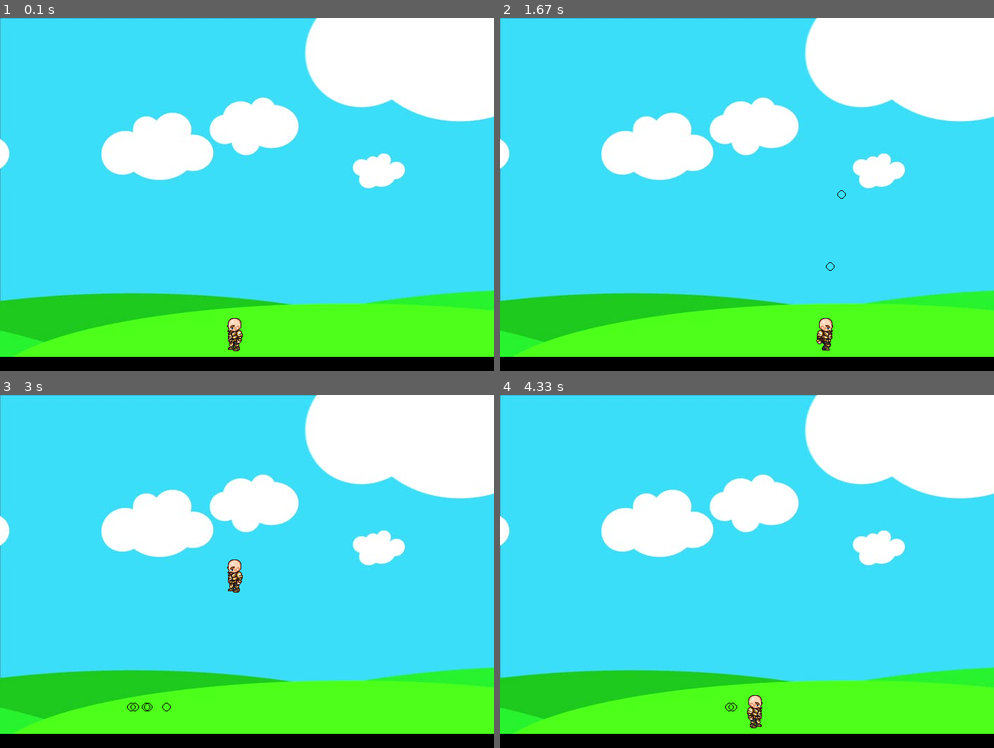
Above: before the commit, frames 1-4 (two rows, left to right).
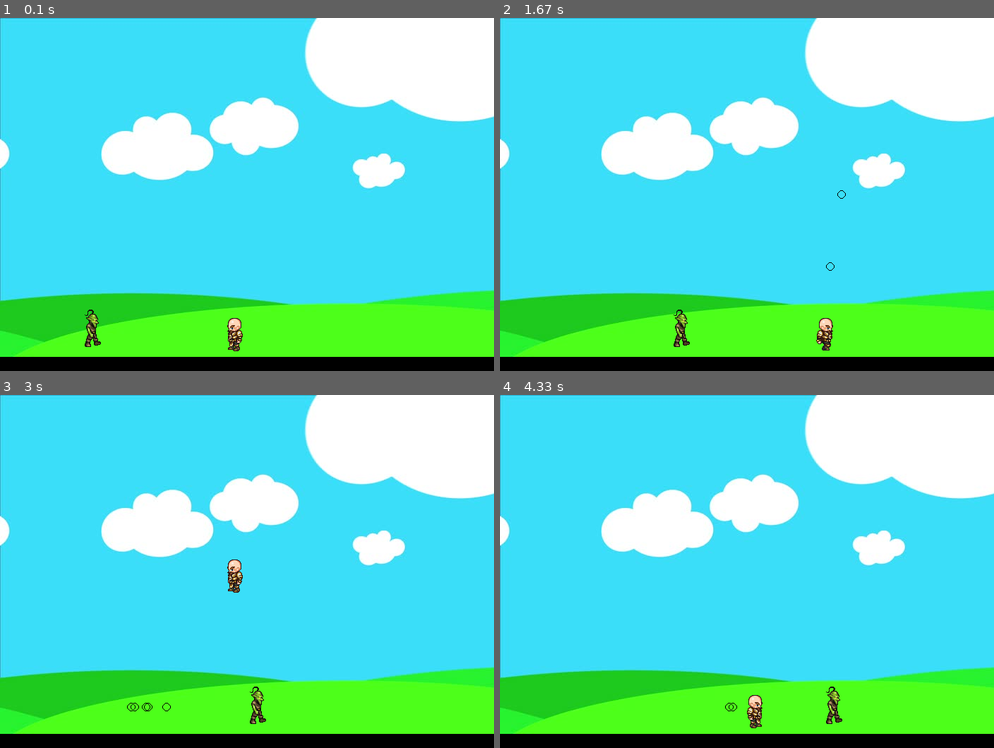
Above: after the commit, the same moments.

Repository: Fadilix/intro-pygame
Game: pygame game, started from app/main.py
The game is run twice, just before and just after one commit, with the same random seed, the same clock (stepped at 60 frames per second) and the same inputs.
Inputs:
- Up to frame 1 (0.1 s): no input
- Up to frame 2 (1.67 s): hold Right 0.33-0.8 s; hold Up 0.83-1.13 s; tap Space at 0.9, 1.23, 1.53 s; hold Right 1.17-1.63 s
- Up to frame 3 (3 s): hold Left 1.67-2.2 s; tap Space at 1.73, 2.03, 2.3, 2.6, 2.73 s; hold Left 2.23-2.63 s; hold Up from 2.67 s (still down)
- Up to frame 4 (4.33 s): release Up at 3.03 s; hold Right 3.07-3.7 s; tap Space at 3.13, 3.43, 3.8, 4.1, 4.3 s; hold Left 3.73-4.2 s; hold Right from 4.23 s (still down)

The runs differ from the first frame. In frame 1, 0.2% of the frame differs, in the area x 17-21%, y 82-94%; in frame 2, 0.2%; in frame 3, 0.2%; in frame 4, 0.2%.

Commit message:
formatted code

Diff:
--- a/app/main.py
+++ b/app/main.py
@@ -1,6 +1,7 @@
 import pygame
 from models.Player import Player
 from models.Projectile import Projectile
+from models.Enemy import Enemy
 
 pygame.init()
 
@@ -12,31 +13,6 @@
 clock = pygame.time.Clock()
 
 
-walkLeft = [
-    pygame.image.load("./Game/L1.png"),
-    pygame.image.load("./Game/L2.png"),
-    pygame.image.load("./Game/L2.png"),
-    pygame.image.load("./Game/L3.png"),
-    pygame.image.load("./Game/L4.png"),
-    pygame.image.load("./Game/L5.png"),
-    pygame.image.load("./Game/L6.png"),
-    pygame.image.load("./Game/L7.png"),
-    pygame.image.load("./Game/L8.png"),
-    pygame.image.load("./Game/L9.png"),
-]
-
-walkRight = [
-    pygame.image.load("./Game/R1.png"),
-    pygame.image.load("./Game/R2.png"),
-    pygame.image.load("./Game/R2.png"),
-    pygame.image.load("./Game/R3.png"),
-    pygame.image.load("./Game/R4.png"),
-    pygame.image.load("./Game/R5.png"),
-    pygame.image.load("./Game/R6.png"),
-    pygame.image.load("./Game/R7.png"),
-    pygame.image.load("./Game/R8.png"),
-    pygame.image.load("./Game/R9.png"),
-]
 
 
 bg = pygame.image.load("./Game/bg.jpg")
@@ -44,10 +20,11 @@
 walkCount = 0
 
 
-def redrawGameWindow(player):
+def redrawGameWindow():
     global walkCount
     win.blit(bg, (0, 0))
-    player.draw(win, walkLeft, walkRight, char)
+    man.draw(win)
+    goblin.draw(win)
 
     for bullet in bullets:
         bullet.draw(win)
@@ -59,7 +36,9 @@
 fps = 27
 
 man = Player(300, 410, 64, 64)
+goblin = Enemy(100, 410, 64, 64, 450)
 bullets = []
+
 while run:
     clock.tick(fps)
     for event in pygame.event.get():
@@ -116,6 +95,6 @@
             man.isJump = False
             man.jumpCount = 10
 
-    redrawGameWindow(man)
+    redrawGameWindow()
 
 pygame.quit()
--- a/app/models/Enemy.py
+++ b/app/models/Enemy.py
@@ -1,33 +1,7 @@
-import pygame
+from settings import EwalkLeft as walkLeft, EwalkRight as walkRight
 
 
 class Enemy:
-    walkRight = [
-        pygame.image.load("R1E.png"),
-        pygame.image.load("R2E.png"),
-        pygame.image.load("R3E.png"),
-        pygame.image.load("R4E.png"),
-        pygame.image.load("R5E.png"),
-        pygame.image.load("R6E.png"),
-        pygame.image.load("R7E.png"),
-        pygame.image.load("R8E.png"),
-        pygame.image.load("R9E.png"),
-        pygame.image.load("R10E.png"),
-        pygame.image.load("R11E.png"),
-    ]
-    walkLeft = [
-        pygame.image.load("L1E.png"),
-        pygame.image.load("L2E.png"),
-        pygame.image.load("L3E.png"),
-        pygame.image.load("L4E.png"),
-        pygame.image.load("L5E.png"),
-        pygame.image.load("L6E.png"),
-        pygame.image.load("L7E.png"),
-        pygame.image.load("L8E.png"),
-        pygame.image.load("L9E.png"),
-        pygame.image.load("L10E.png"),
-        pygame.image.load("L11E.png"),
-    ]
 
     def __init__(self, x, y, width, height, end):
         self.x = x
@@ -44,10 +18,10 @@
         if self.walkCount + 1 <= 33:
             self.walkCount = 0
         if self.vel > 0:
-            win.blit(self.walkRight[self.walkCount // 3], (self.x, self.y))
+            win.blit(walkRight[self.walkCount // 3], (self.x, self.y))
             self.walkCount += 1
         else:
-            win.blit(self.walkLeft[self.walkCount // 3], (self.x, self.y))
+            win.blit(walkLeft[self.walkCount // 3], (self.x, self.y))
             self.walkCount += 1
 
     def move(self):
--- a/app/models/Player.py
+++ b/app/models/Player.py
@@ -1,3 +1,6 @@
+from settings import walkLeft, walkRight
+
+
 class Player:
     def __init__(self, x, y: float, width, height):
         self.x = x
@@ -12,7 +15,7 @@
         self.walkCount = 0
         self.standing = True
 
-    def draw(self, win, walkLeft, walkRight, char):
+    def draw(self, win):
         if self.walkCount + 1 > 27:
             self.walkCount = 0
         if not self.standing:
--- /dev/null
+++ b/app/settings.py
@@ -0,0 +1,58 @@
+import pygame
+
+
+# Enemy walk
+EwalkRight = [
+    pygame.image.load("../Game/R1E.png"),
+    pygame.image.load("../Game/R2E.png"),
+    pygame.image.load("../Game/R3E.png"),
+    pygame.image.load("../Game/R4E.png"),
+    pygame.image.load("../Game/R5E.png"),
+    pygame.image.load("../Game/R6E.png"),
+    pygame.image.load("../Game/R7E.png"),
+    pygame.image.load("../Game/R8E.png"),
+    pygame.image.load("../Game/R9E.png"),
+    pygame.image.load("../Game/R10E.png"),
+    pygame.image.load("../Game/R11E.png"),
+]
+
+EwalkLeft = [
+    pygame.image.load("../Game/L1E.png"),
+    pygame.image.load("../Game/L2E.png"),
+    pygame.image.load("../Game/L3E.png"),
+    pygame.image.load("../Game/L4E.png"),
+    pygame.image.load("../Game/L5E.png"),
+    pygame.image.load("../Game/L6E.png"),
+    pygame.image.load("../Game/L7E.png"),
+    pygame.image.load("../Game/L8E.png"),
+    pygame.image.load("../Game/L9E.png"),
+    pygame.image.load("../Game/L10E.png"),
+    pygame.image.load("../Game/L11E.png"),
+]
+
+# Player walk
+walkLeft = [
+    pygame.image.load("./Game/L1.png"),
+    pygame.image.load("./Game/L2.png"),
+    pygame.image.load("./Game/L2.png"),
+    pygame.image.load("./Game/L3.png"),
+    pygame.image.load("./Game/L4.png"),
+    pygame.image.load("./Game/L5.png"),
+    pygame.image.load("./Game/L6.png"),
+    pygame.image.load("./Game/L7.png"),
+    pygame.image.load("./Game/L8.png"),
+    pygame.image.load("./Game/L9.png"),
+]
+
+walkRight = [
+    pygame.image.load("./Game/R1.png"),
+    pygame.image.load("./Game/R2.png"),
+    pygame.image.load("./Game/R2.png"),
+    pygame.image.load("./Game/R3.png"),
+    pygame.image.load("./Game/R4.png"),
+    pygame.image.load("./Game/R5.png"),
+    pygame.image.load("./Game/R6.png"),
+    pygame.image.load("./Game/R7.png"),
+    pygame.image.load("./Game/R8.png"),
+    pygame.image.load("./Game/R9.png"),
+]
